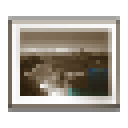
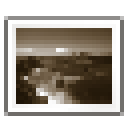
Layers edited between the first and the second 128x128 image:
removed layer "Salinan Salinan insertgraphic.png" over [8, 16, 120, 112]
removed layer "Salinan insertgraphic.png" over [8, 16, 120, 112]
removed layer "insertgraphic.png" over [8, 16, 120, 112]
added layer "Salinan Salinan graphic.png" above "Salinan graphic.png" over [4, 16, 124, 116]
added layer "Salinan graphic.png" above "graphic.png" over [4, 16, 124, 116]
added layer "graphic.png" over [4, 16, 124, 116]
